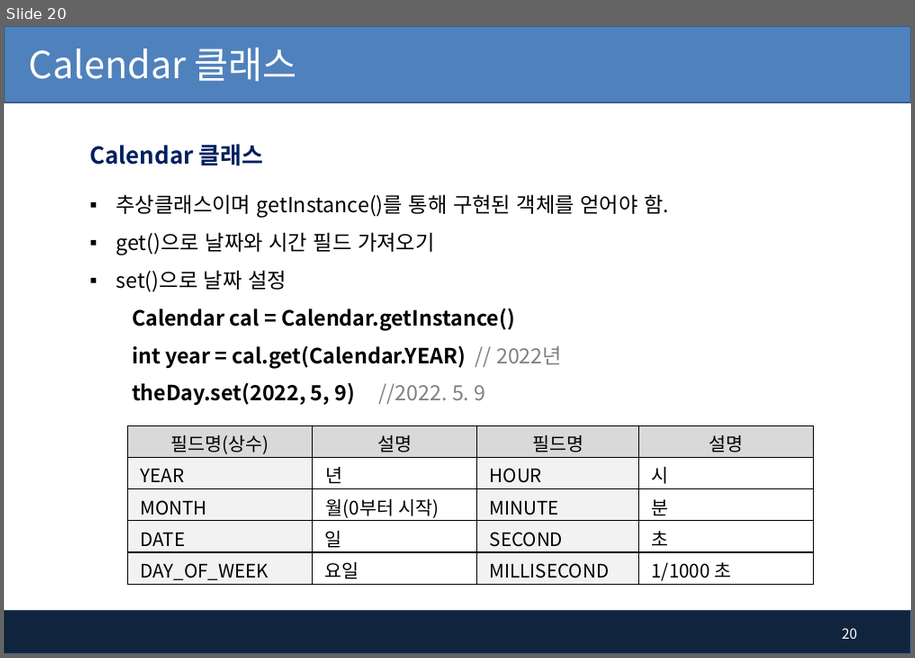
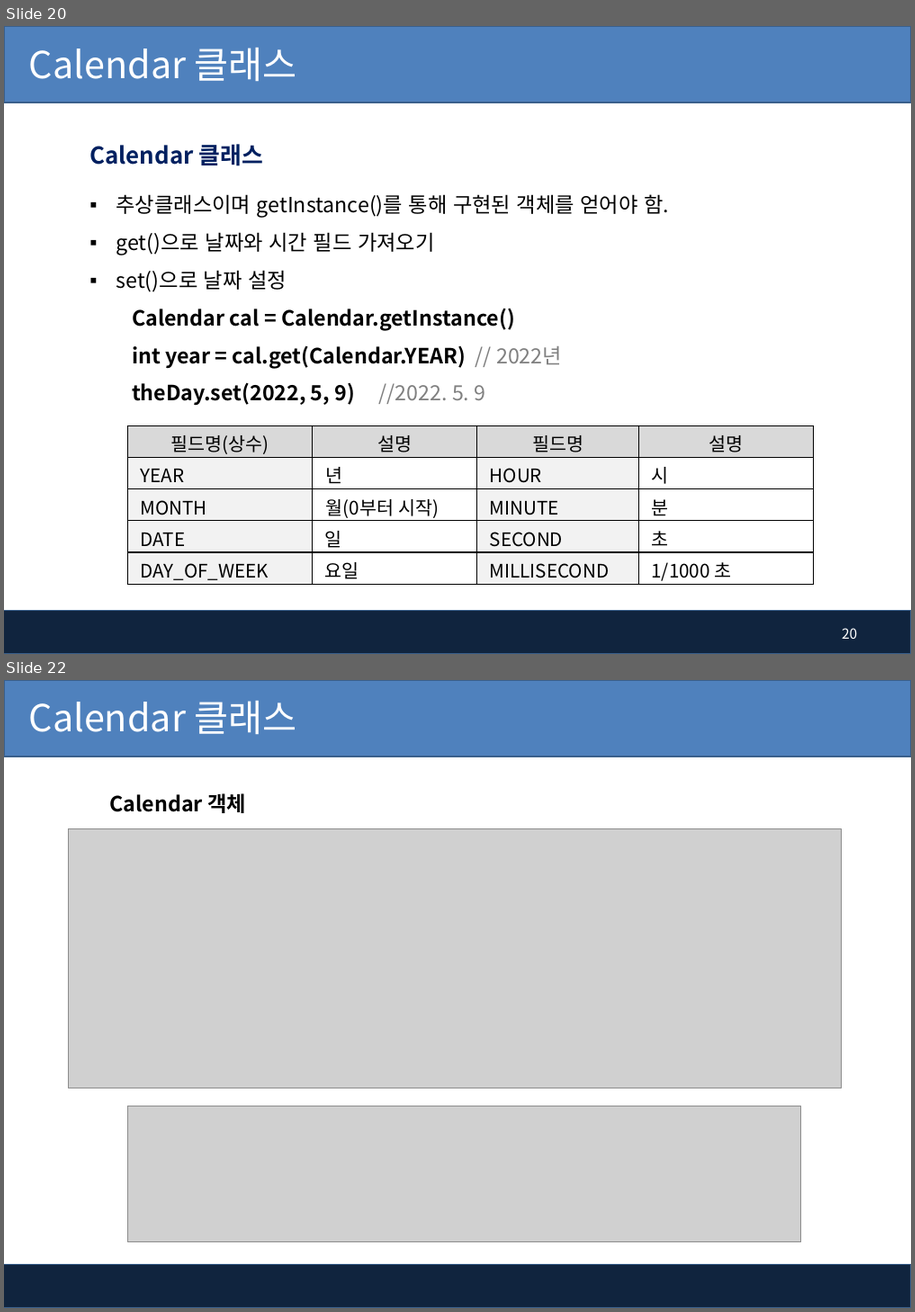
Before and after one commit to pshho/ngreen_project, a slide deck: javaWorks/자료/java_ppt/4장-매서드(함수).pptx. Shown one above the other, each under a label of ours: slide 20 before the commit, slides 20 and 22 after it; the slides between them are not shown. The pictures are 915x658 and 915x1312 pixels, drawn with LibreOffice and Linux fonts; fonts in the diff are those of the drawing; grey boxes stand for pictures; background and template pictures are left out. Boxes give left, top, right and bottom in pixels: in the first picture for what was removed or moved away, otherwise in the second. Text is boxed around its words. In the diff, an @@ line names an element or a change of style, - is before the commit and + after.

```diff
--- a/javaWorks/자료/java_ppt/4장-매서드(함수).pptx
+++ b/javaWorks/자료/java_ppt/4장-매서드(함수).pptx
@@ slide 22 added at (x1=4, y1=680, x2=911, y2=1308), background #FFFFFF; not listed: 2 template elements that a slide beside it also shows @@
@@ text added at (x1=29, y1=701, x2=297, y2=734), 32 pt, text #FFFFFF @@
+Calendar 클래스
@@ text added at (x1=109, y1=793, x2=246, y2=813), 18 pt, text #000000, bold @@
+Calendar 객체
@@ picture added at (x1=69, y1=829, x2=842, y2=1088) @@
@@ picture added at (x1=128, y1=1107, x2=801, y2=1242) @@
```
Also in this commit, not shown: 3 slides changed, 19 other files.
